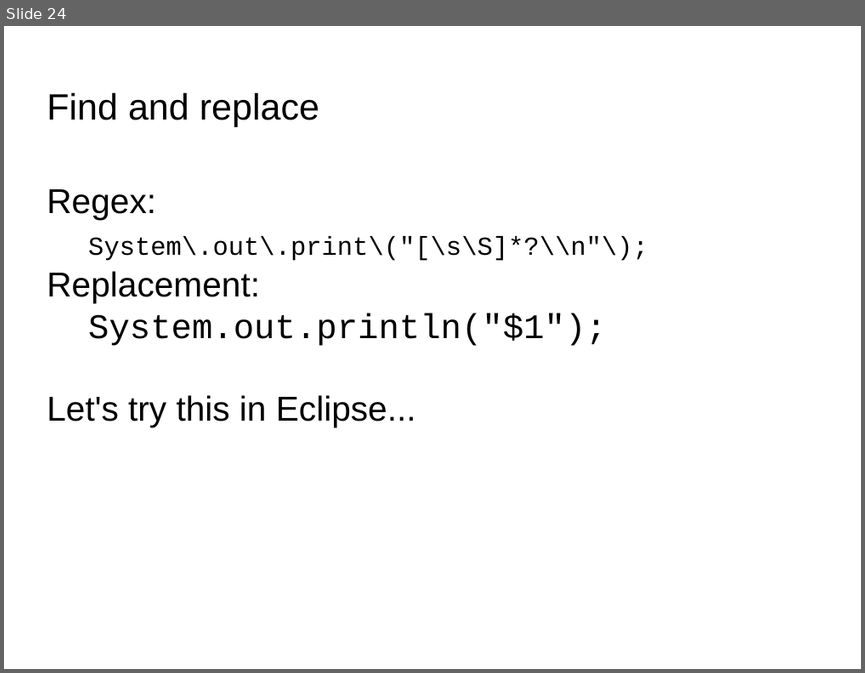
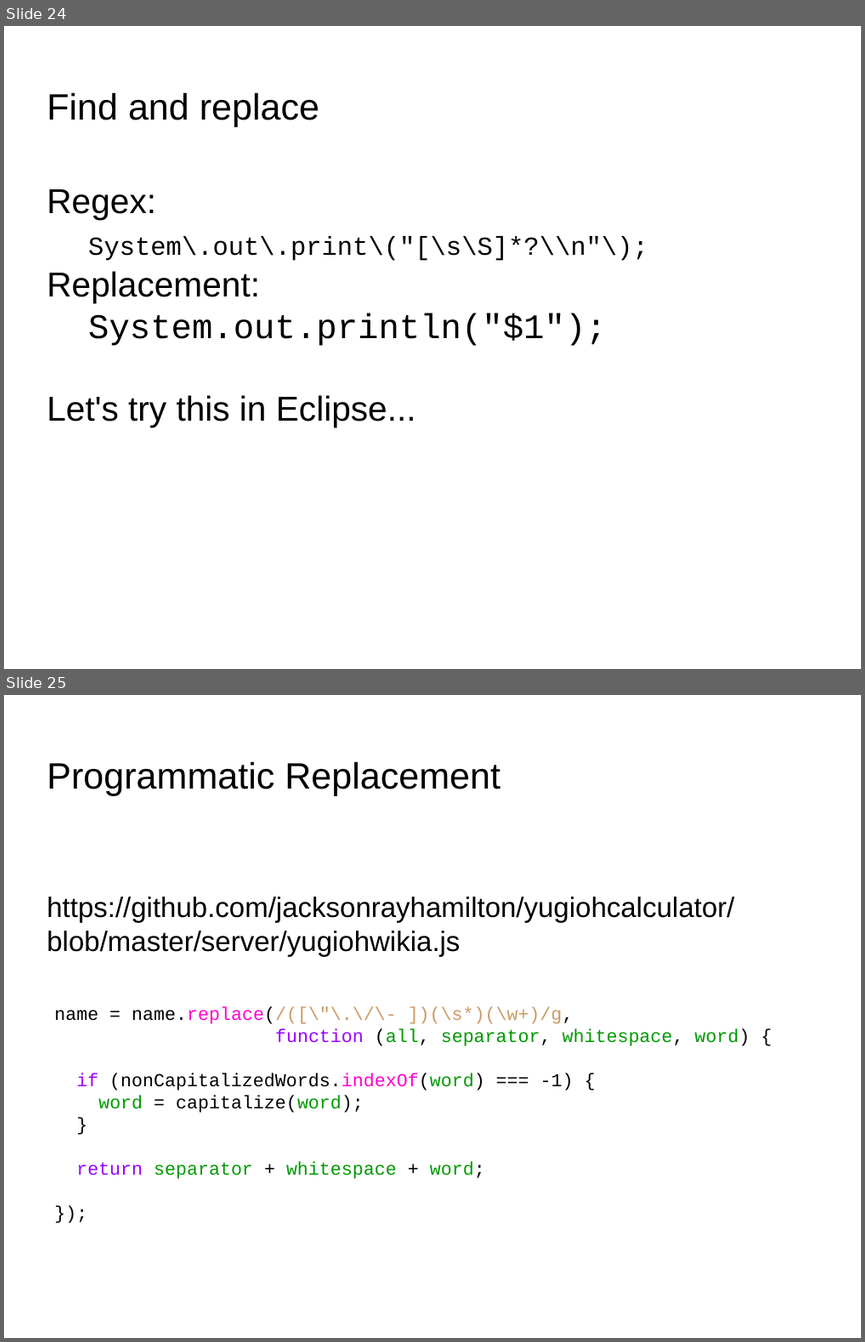
Before and after one commit to codetech/regular-expressions, a slide deck: presentation/presentation.odp. Shown one above the other, each under a label of ours: slide 24 before the commit, slides 24 and 25 after it. The pictures are 865x673 and 865x1342 pixels, drawn with LibreOffice and Linux fonts; fonts in the diff are those of the drawing; background and template pictures are left out. Boxes give left, top, right and bottom in pixels: in the first picture for what was removed or moved away, otherwise in the second. Text is boxed around its words. In the diff, an @@ line names an element or a change of style, - is before the commit and + after.

```diff
--- a/presentation/presentation.odp
+++ b/presentation/presentation.odp
@@ slide 25 added at (4, 695, 861, 1338), background picture (left out) @@
@@ title added at (46, 761, 500, 796), 33.9 pt, text #000000 @@
+Programmatic Replacement
@@ text added at (46, 896, 734, 956), 26 pt, text #000000 @@
+https://github.com/jacksonrayhamilton/yugiohcalculator/blob/master/server/yugiohwikia.js
@@ text added at (54, 1007, 749, 1179), 17 pt, text #000000 @@
+name = name.replace(/([\"\.\/\- ])(\s*)(\w+)/g,
+function (all, separator, whitespace, word) {
+if (nonCapitalizedWords.indexOf(word) === -1) {
+word = capitalize(word);
+}
+return separator + whitespace + word;
+});
```
Also in this commit, not shown: 1 other slide added.
